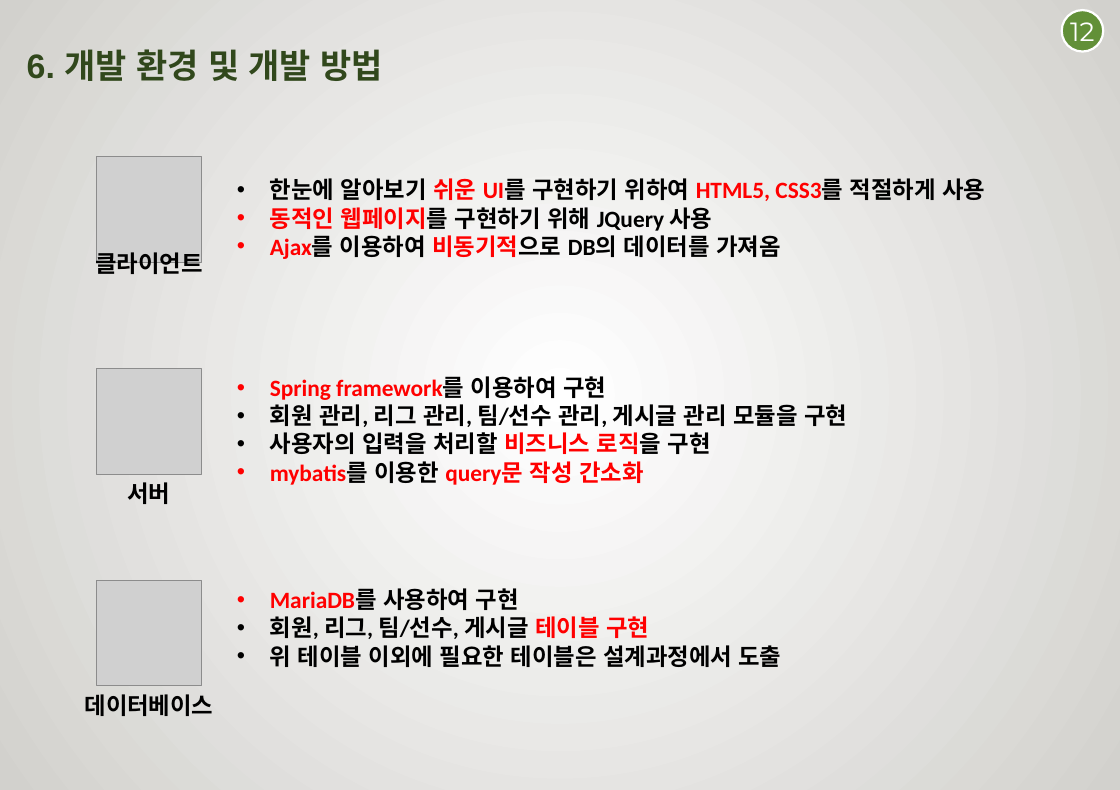
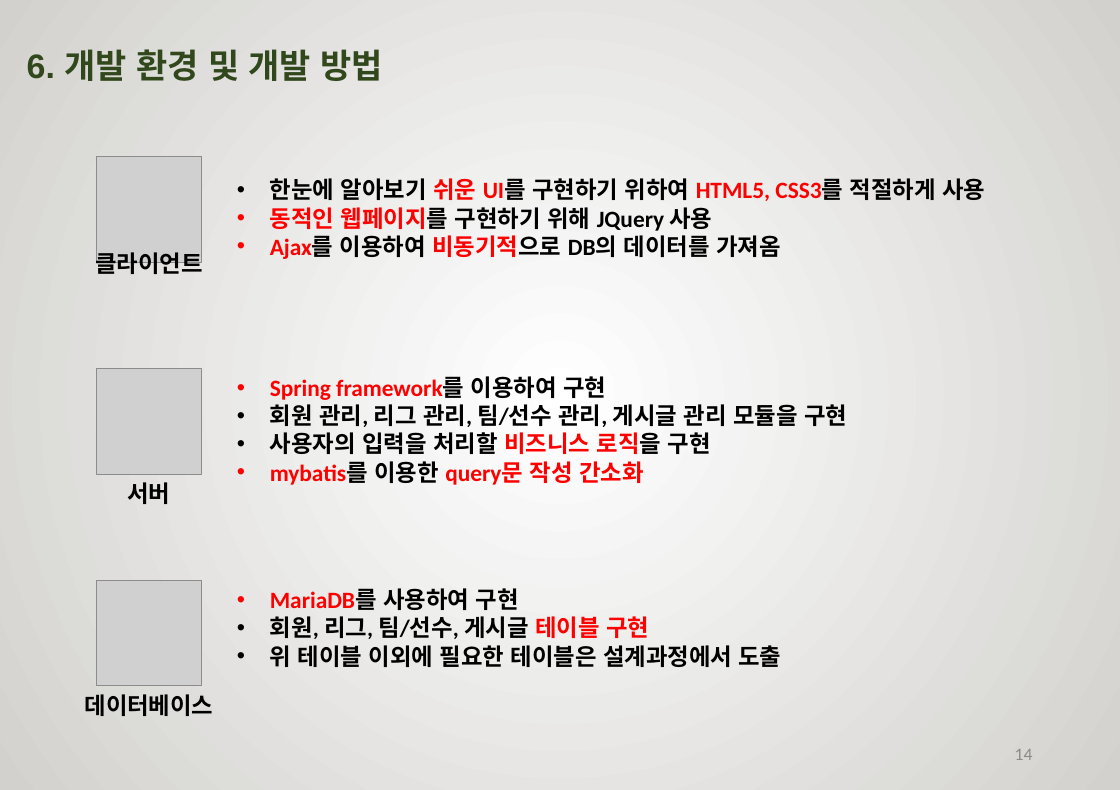
Before and after one commit to rimbong/Webengers, a slide deck: slide 14 of resources/졸작설계서.pptx (slide 13 before the commit). Drawn at 1120x790 pixels with LibreOffice and Linux fonts; fonts in the diff are those of the drawing; grey boxes stand for pictures; background and template pictures are left out. Boxes give left, top, right and bottom in pixels: in the first picture for what was removed or moved away, otherwise in the second. Text is boxed around its words. In the diff, an @@ line names an element or a change of style, - is before the commit and + after.

```diff
--- a/resources/졸작설계서.pptx
+++ b/resources/졸작설계서.pptx
@@ ellipse removed at bbox=[1062, 11, 1103, 52] @@
-12
@@ page number added at bbox=[1015, 749, 1033, 760], 12 pt, text #8C8C8C @@
+14
```
Also in this commit, not shown: 19 other slides changed, 1 slide added, 1 other file.
